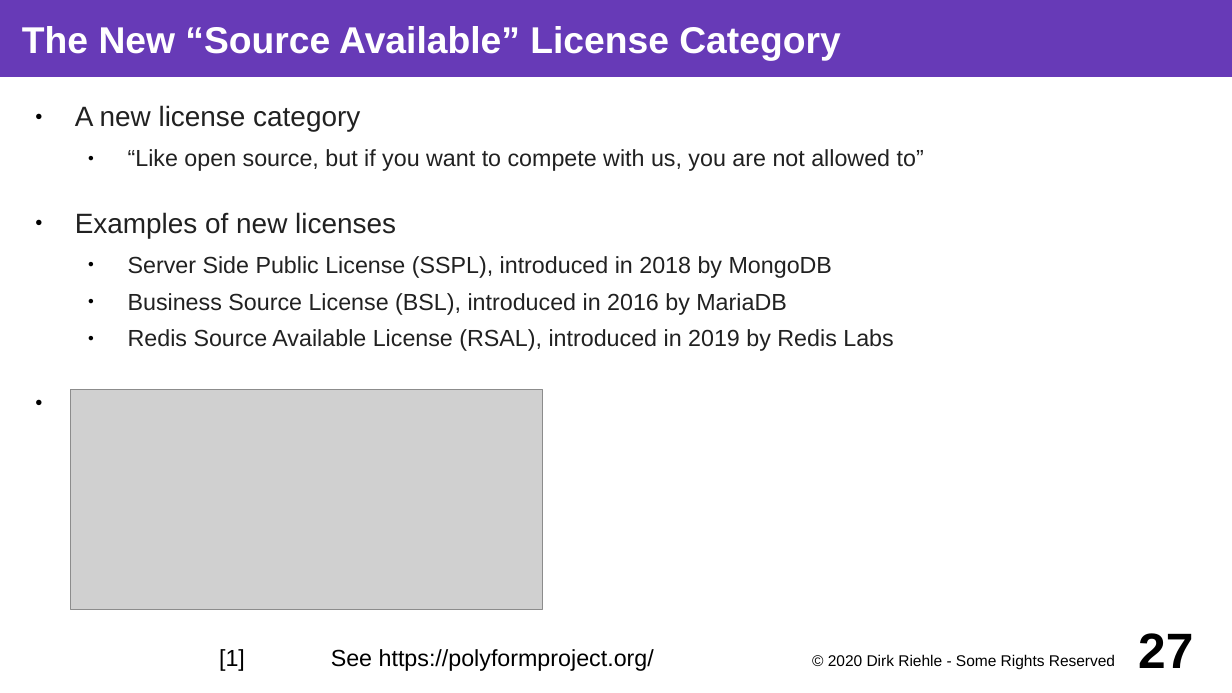
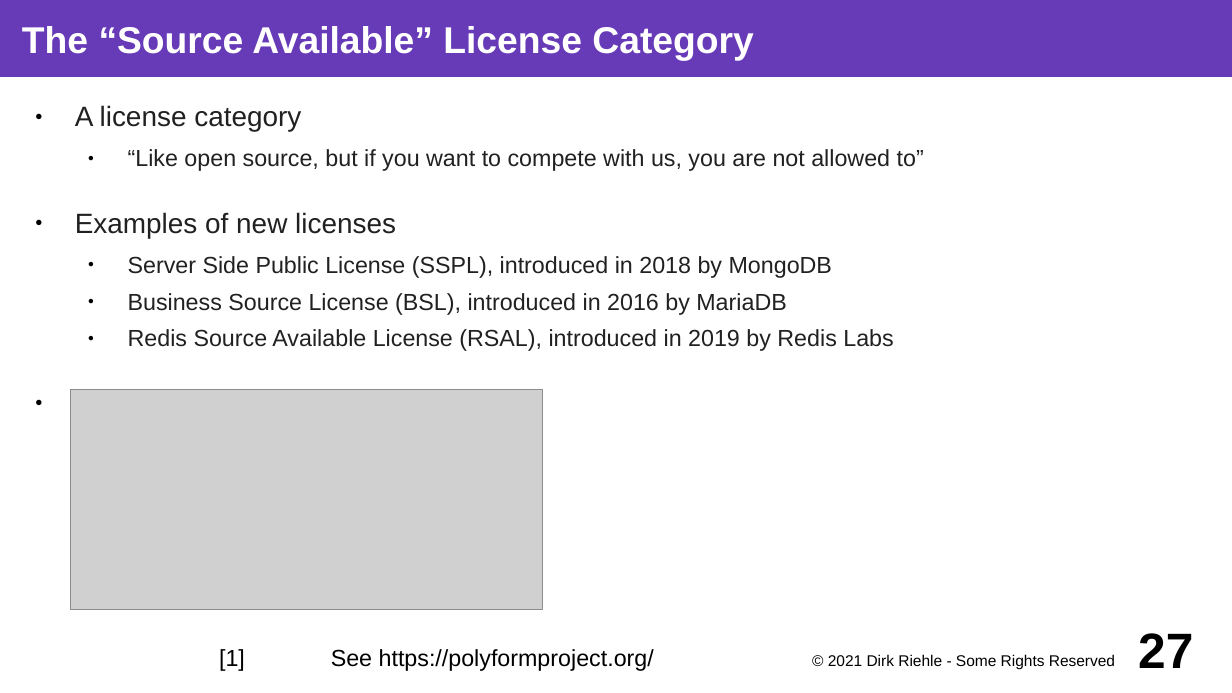
Before and after one commit to dirkriehle/coss-course, a slide deck: slide 27 of Lecture slides/COSS C04 - Cloud Service Strategies.odp. Drawn at 1232x693 pixels with LibreOffice and Linux fonts; fonts in the diff are those of the drawing; grey boxes stand for pictures. Boxes give left, top, right and bottom in pixels: in the first picture for what was removed or moved away, otherwise in the second. Text is boxed around its words. In the diff, an @@ line names an element or a change of style, - is before the commit and + after.

Commit message:
Updated commercial open source slides

```diff
--- a/Lecture slides/COSS C04 - Cloud Service Strategies.odp
+++ b/Lecture slides/COSS C04 - Cloud Service Strategies.odp
@@ title at <box>22,26,753,61</box>: text changed @@
-The New “Source Available” License Category
+The “Source Available” License Category
@@ text at <box>75,105,301,132</box>: text changed @@
-● A new license category
+● A license category
@@ text at <box>828,654,1115,670</box>: text changed @@
-© 2020 Dirk Riehle - Some Rights Reserved
+© 2021 Dirk Riehle - Some Rights Reserved
```
Also in this commit, not shown: 34 other slides changed, 3 other files.
